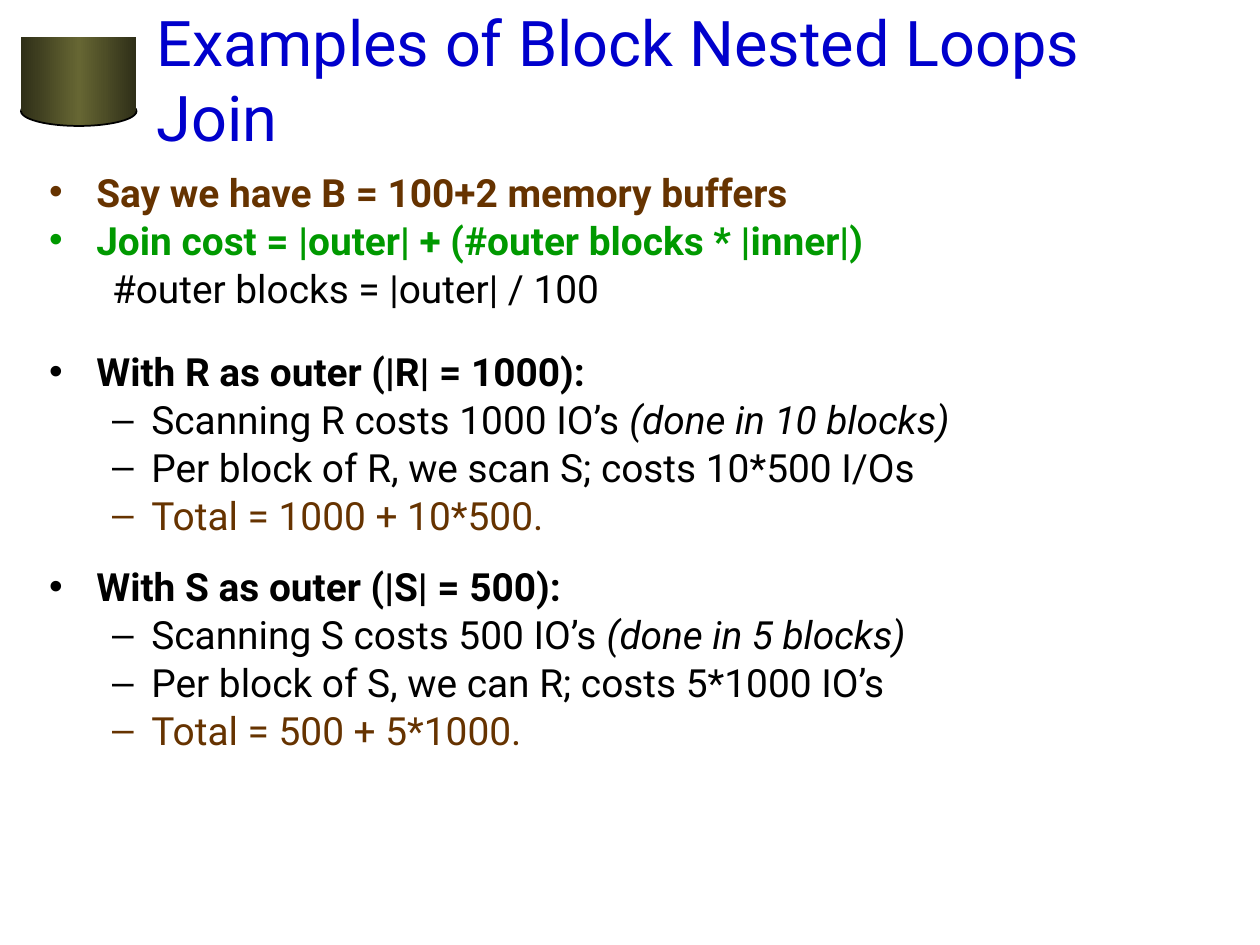
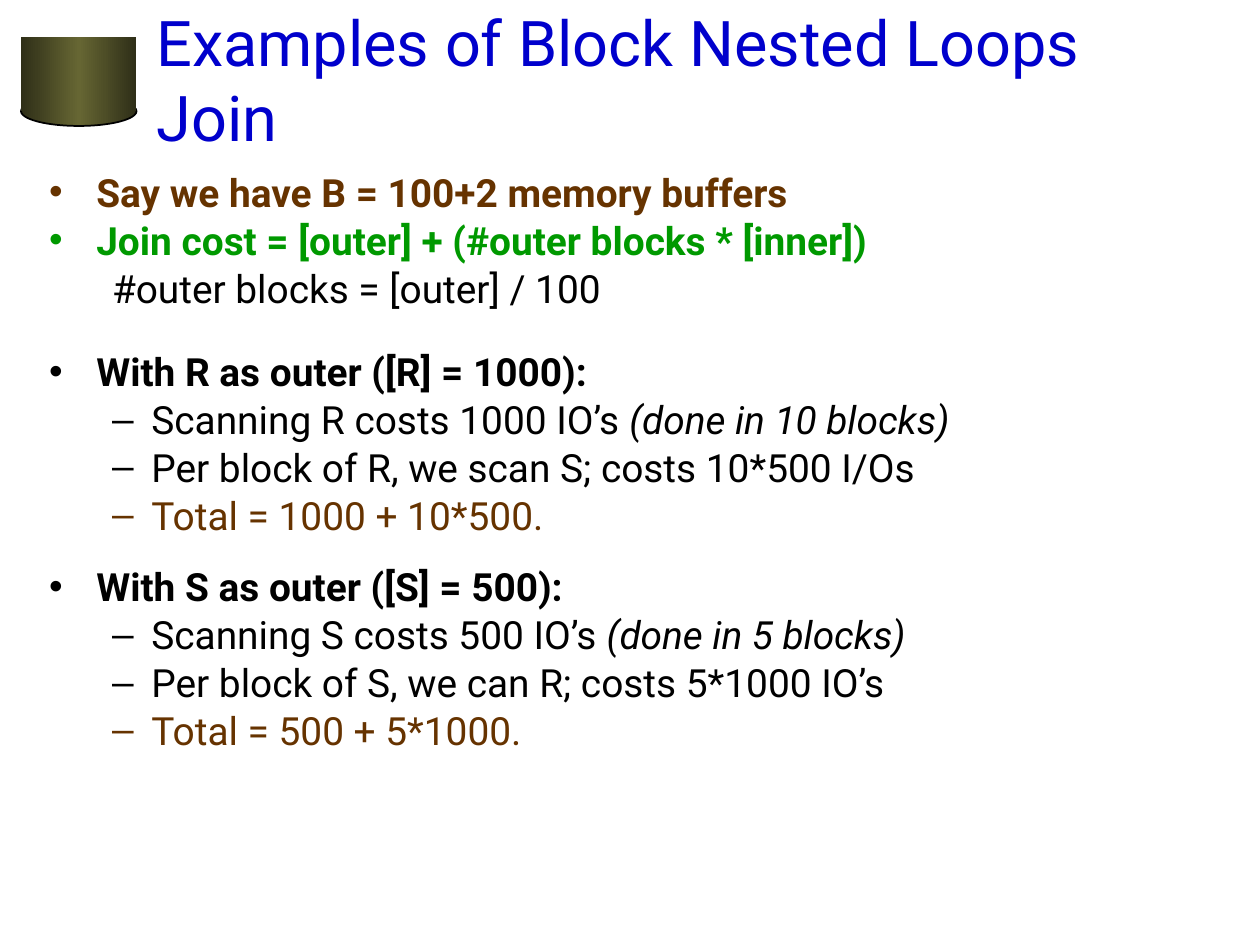
Before and after one commit to jhellerstein/cs186-07, a slide deck: slide 27 of lecs/13-QP1.ppt. Drawn at 1260x945 pixels with LibreOffice and Linux fonts; fonts in the diff are those of the drawing; background and template pictures are left out. Boxes give left, top, right and bottom in pixels: in the first picture for what was removed or moved away, otherwise in the second. Text is boxed around its words. In the diff, an @@ line names an element or a change of style, - is before the commit and + after.

```diff
--- a/lecs/13-QP1.ppt
+++ b/lecs/13-QP1.ppt
@@ text at bbox=[96, 223, 867, 395]: text changed @@
-• Join cost = |outer| + (#outer blocks * |inner|)
-  #outer blocks = |outer| / 100
-• With R as outer (|R| = 1000):
+• Join cost = [outer] + (#outer blocks * [inner])
+  #outer blocks = [outer] / 100
+• With R as outer ([R] = 1000):
@@ text at bbox=[96, 569, 562, 610]: text changed @@
-• With S as outer (|S| = 500):
+• With S as outer ([S] = 500):
```
Also in this commit, not shown: 7 other slides changed, 1 other file.
